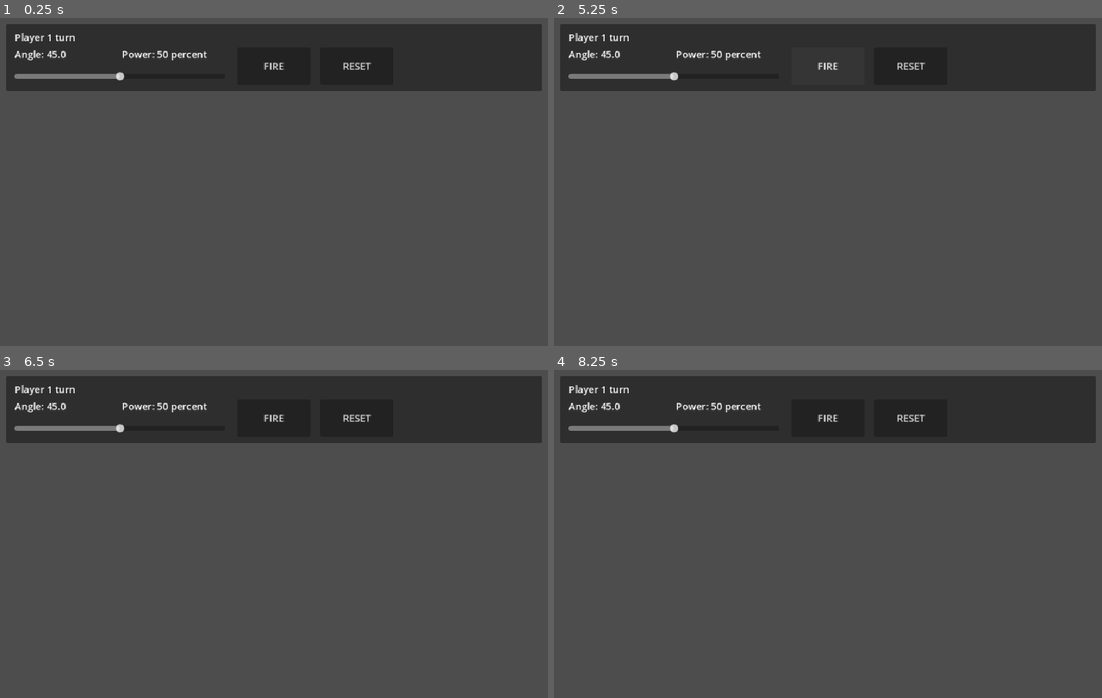
Above: before the commit, frames 1-4 (two rows, left to right).
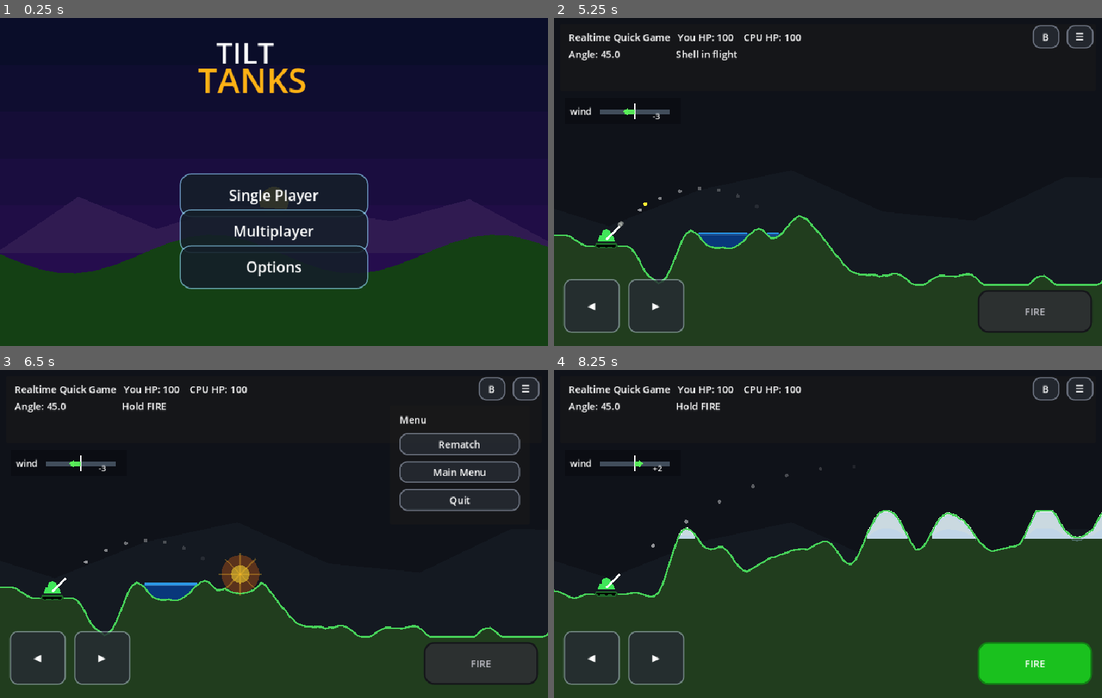
Above: after the commit, the same moments.

Repository: nwrowe/tilt-tanks
Game: Godot game, scene res://scenes/Main.tscn
Same seed, same stepped clock (60 frames per second), same inputs: the game is played once before the commit and once after it.
Inputs (mouse positions are in pixels of both pictures, inside the frame that each line leads up to):
- Up to frame 1 (0.25 s): no input
- Up to frame 2 (5.25 s): click (828, 231) at 0.5 s, where only the run after the commit has a clickable "Multiplayer"; click (828, 286) at 1.25 s, where only the run after the commit has a clickable "Back"; click (828, 267) at 2 s, where only the run after the commit has a clickable "Options"; click (828, 267) at 2.75 s, where only the run after the commit has a clickable "Back"; click (828, 195) at 3.5 s, where only the run after the commit has a clickable "Single Player"; click (828, 208) at 4.25 s, where only the run after the commit has a clickable "Quick Game"; click "FIRE" at 5 s
- Up to frame 3 (6.5 s): click (526, 389) at 5.75 s, where only the run after the commit has a clickable "☰"
- Up to frame 4 (8.25 s): click (592, 658) at 6.5 s, where only the run after the commit has a clickable "◀"; click (658, 658) at 7.25 s, where only the run after the commit has a clickable "▶"; click (1014, 445) at 8 s, where only the run after the commit has a clickable "Rematch"

The runs differ from the first frame. In frame 1, 97% of the frame differs, in the area x 0-100%, y 0-100%; in frame 2, 97%; in frame 3, 93%; in frame 4, 96%.
Error before the commit: Parse Error: Could not resolve class "res://scripts/weapons/WeaponRuntimeBridge.gd". (res://scripts/core/MainGame.gd:1)

Commit message:
Restore menu bridge after UI helper parse regression

Diff:
--- a/scripts/MainWithMenus.gd
+++ b/scripts/MainWithMenus.gd
@@ -1,4 +1,20 @@
 extends "res://scripts/MainStableTweaks.gd"
+
+# -----------------------------------------------------------------------------
+# Menu asset paths
+# Add your finished art to these paths when ready. The game runs with fallback
+# colors/text buttons even before the assets exist.
+# -----------------------------------------------------------------------------
+const MENU_BG_LANDSCAPE_PATH: String = "res://assets/menu/main_menu_background_landscape.png"
+const MENU_BG_PORTRAIT_PATH: String = "res://assets/menu/main_menu_background_portrait.png"
+const MENU_LOGO_PATH: String = "res://assets/menu/tilt_tanks_logo.png"
+
+const BUTTON_SINGLE_PLAYER_PATH: String = "res://assets/menu/button_single_player.png"
+const BUTTON_MULTIPLAYER_PATH: String = "res://assets/menu/button_multiplayer.png"
+const BUTTON_OPTIONS_PATH: String = "res://assets/menu/button_options.png"
+const BUTTON_QUICK_GAME_PATH: String = "res://assets/menu/button_quick_game.png"
+const BUTTON_CAMPAIGN_PATH: String = "res://assets/menu/button_campaign.png"
+const BUTTON_BACK_PATH: String = "res://assets/menu/button_back.png"
 
 const MENU_STATE_MAIN: int = 0
 const MENU_STATE_SINGLE_PLAYER: int = 1
@@ -33,9 +49,14 @@
 	_draw_menu_background()
 
 func _load_menu_assets() -> void:
-	menu_bg_landscape_texture = MainMenuUI.load_texture_if_exists(MainMenuUI.MENU_BG_LANDSCAPE_PATH)
-	menu_bg_portrait_texture = MainMenuUI.load_texture_if_exists(MainMenuUI.MENU_BG_PORTRAIT_PATH)
-	menu_logo_texture = MainMenuUI.load_texture_if_exists(MainMenuUI.MENU_LOGO_PATH)
+	menu_bg_landscape_texture = _load_texture_if_exists(MENU_BG_LANDSCAPE_PATH)
+	menu_bg_portrait_texture = _load_texture_if_exists(MENU_BG_PORTRAIT_PATH)
+	menu_logo_texture = _load_texture_if_exists(MENU_LOGO_PATH)
+
+func _load_texture_if_exists(path: String) -> Texture2D:
+	if ResourceLoader.exists(path):
+		return load(path) as Texture2D
+	return null
 
 func _build_menu_layer() -> void:
 	menu_layer = CanvasLayer.new()
@@ -47,9 +68,9 @@
 	single_player_mode = false
 	_hide_game_ui()
 	_clear_menu_controls()
-	_add_menu_button("Single Player", MainMenuUI.BUTTON_SINGLE_PLAYER_PATH, Vector2(0.5, 0.54), Vector2(310, 72), _on_single_player_pressed)
-	_add_menu_button("Multiplayer", MainMenuUI.BUTTON_MULTIPLAYER_PATH, Vector2(0.5, 0.65), Vector2(310, 72), _on_multiplayer_pressed)
-	_add_menu_button("Options", MainMenuUI.BUTTON_OPTIONS_PATH, Vector2(0.5, 0.76), Vector2(310, 72), _on_options_pressed)
+	_add_menu_button("Single Player", BUTTON_SINGLE_PLAYER_PATH, Vector2(0.5, 0.54), Vector2(310, 72), _on_single_player_pressed)
+	_add_menu_button("Multiplayer", BUTTON_MULTIPLAYER_PATH, Vector2(0.5, 0.65), Vector2(310, 72), _on_multiplayer_pressed)
+	_add_menu_button("Options", BUTTON_OPTIONS_PATH, Vector2(0.5, 0.76), Vector2(310, 72), _on_options_pressed)
 	queue_redraw()
 
 func _show_single_player_menu() -> void:
@@ -57,9 +78,9 @@
 	single_player_mode = true
 	_hide_game_ui()
 	_clear_menu_controls()
-	_add_menu_button("Quick Game", MainMenuUI.BUTTON_QUICK_GAME_PATH, Vector2(0.5, 0.58), Vector2(310, 72), _on_quick_game_pressed)
-	_add_menu_button("Campaign", MainMenuUI.BUTTON_CAMPAIGN_PATH, Vector2(0.5, 0.69), Vector2(310, 72), _on_campaign_pressed)
-	_add_menu_button("Back", MainMenuUI.BUTTON_BACK_PATH, Vector2(0.5, 0.82), Vector2(210, 58), _show_main_menu)
+	_add_menu_button("Quick Game", BUTTON_QUICK_GAME_PATH, Vector2(0.5, 0.58), Vector2(310, 72), _on_quick_game_pressed)
+	_add_menu_button("Campaign", BUTTON_CAMPAIGN_PATH, Vector2(0.5, 0.69), Vector2(310, 72), _on_campaign_pressed)
+	_add_menu_button("Back", BUTTON_BACK_PATH, Vector2(0.5, 0.82), Vector2(210, 58), _show_main_menu)
 	queue_redraw()
 
 func _show_placeholder_menu(title: String) -> void:
@@ -67,7 +88,7 @@
 	_clear_menu_controls()
 	_add_text_label(title, Vector2(0.5, 0.54), Vector2(420, 60), 28)
 	_add_text_label("Coming soon", Vector2(0.5, 0.62), Vector2(420, 44), 20)
-	_add_menu_button("Back", MainMenuUI.BUTTON_BACK_PATH, Vector2(0.5, 0.76), Vector2(210, 58), _show_main_menu)
+	_add_menu_button("Back", BUTTON_BACK_PATH, Vector2(0.5, 0.76), Vector2(210, 58), _show_main_menu)
 	queue_redraw()
 
 func _on_single_player_pressed() -> void:
@@ -110,10 +131,119 @@
 	menu_buttons.clear()
 
 func _add_text_label(text: String, anchor: Vector2, size: Vector2, font_size: int) -> Label:
-	return MainMenuUI.make_text_label(menu_layer, menu_buttons, get_viewport_rect().size, text, anchor, size, font_size)
+	var label: Label = Label.new()
+	label.text = text
+	label.horizontal_alignment = HORIZONTAL_ALIGNMENT_CENTER
+	label.vertical_alignment = VERTICAL_ALIGNMENT_CENTER
+	label.size = size
+	label.position = _anchored_position(anchor, size)
+	label.add_theme_font_size_override("font_size", font_size)
+	label.add_theme_color_override("font_color", Color.WHITE)
+	label.add_theme_color_override("font_shadow_color", Color.BLACK)
+	label.add_theme_constant_override("shadow_offset_x", 2)
+	label.add_theme_constant_override("shadow_offset_y", 2)
+	menu_layer.add_child(label)
+	menu_buttons.append(label)
+	return label
 
 func _add_menu_button(text: String, texture_path: String, anchor: Vector2, size: Vector2, callback: Callable) -> Control:
-	return MainMenuUI.make_menu_button(menu_layer, menu_buttons, get_viewport_rect().size, text, texture_path, anchor, size, callback)
+	var texture: Texture2D = _load_texture_if_exists(texture_path)
+	if texture != null:
+		var texture_button: TextureButton = TextureButton.new()
+		texture_button.texture_normal = texture
+		texture_button.ignore_texture_size = true
+		texture_button.stretch_mode = TextureButton.STRETCH_SCALE
+		texture_button.size = size
+		texture_button.position = _anchored_position(anchor, size)
+		texture_button.focus_mode = Control.FOCUS_NONE
+		texture_button.pressed.connect(callback)
+		menu_layer.add_child(texture_button)
+		menu_buttons.append(texture_button)
+		return texture_button
+
+	var button: Button = Button.new()
+	button.text = text
+	button.size = size
+	button.position = _anchored_position(anchor, size)
+	button.focus_mode = Control.FOCUS_NONE
+	button.pressed.connect(callback)
+	_style_menu_button(button)
+	menu_layer.add_child(button)
+	menu_buttons.append(button)
+	return button
+
+func _style_menu_button(button: Button) -> void:
+	var normal: StyleBoxFlat = StyleBoxFlat.new()
+	normal.bg_color = Color(0.08, 0.12, 0.16, 0.88)
+	normal.border_color = Color(0.55, 0.82, 0.95, 0.65)
+	normal.set_border_width_all(2)
+	normal.set_corner_radius_all(18)
+	var pressed: StyleBoxFlat = normal.duplicate() as StyleBoxFlat
+	pressed.bg_color = Color(0.17, 0.28, 0.34, 0.95)
+	button.add_theme_stylebox_override("normal", normal)
+	button.add_theme_stylebox_override("hover", normal)
+	button.add_theme_stylebox_override("focus", normal)
+	button.add_theme_stylebox_override("pressed", pressed)
+	button.add_theme_color_override("font_color", Color.WHITE)
+	button.add_theme_font_size_override("font_size", 24)
+
+func _anchored_position(anchor: Vector2, size: Vector2) -> Vector2:
+	var viewport_size: Vector2 = get_viewport_rect().size
+	return Vector2(viewport_size.x * anchor.x - size.x * 0.5, viewport_size.y * anchor.y - size.y * 0.5)
 
 func _draw_menu_background() -> void:
-	MainMenuUI.draw_menu_background(self, get_viewport_rect().size, menu_bg_landscape_texture, menu_bg_portrait_texture, menu_logo_texture)
+	var viewport_rect: Rect2 = get_viewport_rect()
+	var viewport_size: Vector2 = viewport_rect.size
+	var use_landscape: bool = viewport_size.x >= viewport_size.y
+	var bg_texture: Texture2D = menu_bg_landscape_texture if use_landscape else menu_bg_portrait_texture
+
+	if bg_texture != null:
+		draw_texture_rect(bg_texture, Rect2(Vector2.ZERO, viewport_size), false)
+	else:
+		draw_rect(Rect2(Vector2.ZERO, viewport_size), Color(0.04, 0.05, 0.12), true)
+		_draw_fallback_menu_background(viewport_size)
+
+	if menu_logo_texture != null:
+		_draw_menu_logo_texture(viewport_size, use_landscape)
+	else:
+		_draw_fallback_logo(viewport_size, use_landscape)
+
+func _draw_menu_logo_texture(viewport_size: Vector2, use_landscape: bool) -> void:
+	var target_width: float = viewport_size.x * (0.36 if use_landscape else 0.70)
+	var aspect: float = float(menu_logo_texture.get_width()) / float(menu_logo_texture.get_height())
+	var target_size: Vector2 = Vector2(target_width, target_width / aspect)
+	var y: float = viewport_size.y * (0.12 if use_landscape else 0.09)
+	var rect: Rect2 = Rect2(Vector2((viewport_size.x - target_size.x) * 0.5, y), target_size)
+	draw_texture_rect(menu_logo_texture, rect, false)
+
+func _draw_fallback_logo(viewport_size: Vector2, use_landscape: bool) -> void:
+	var title_y: float = viewport_size.y * (0.14 if use_landscape else 0.11)
+	var subtitle_y: float = title_y + 48.0
+	draw_string(ThemeDB.fallback_font, Vector2(viewport_size.x * 0.5 - 95.0, title_y), "TILT", HORIZONTAL_ALIGNMENT_LEFT, -1, 48, Color.WHITE)
+	draw_string(ThemeDB.fallback_font, Vector2(viewport_size.x * 0.5 - 125.0, subtitle_y), "TANKS", HORIZONTAL_ALIGNMENT_LEFT, -1, 56, Color(1.0, 0.70, 0.08))
+
+func _draw_fallback_menu_background(viewport_size: Vector2) -> void:
+	var horizon_y: float = viewport_size.y * 0.56
+	var hill_y: float = viewport_size.y * 0.72
+	for i: int in range(8):
+		var t: float = float(i) / 7.0
+		var y0: float = viewport_size.y * t
+		var color: Color = Color(0.04 + 0.15 * t, 0.05, 0.16 + 0.20 * t)
+		draw_rect(Rect2(Vector2(0, y0), Vector2(viewport_size.x, viewport_size.y / 7.0 + 2.0)), color, true)
+	draw_circle(Vector2(viewport_size.x * 0.50, horizon_y), 24.0, Color(1.0, 0.78, 0.18, 0.95))
+	var mountains: PackedVector2Array = PackedVector2Array()
+	mountains.append(Vector2(0, horizon_y + 85.0))
+	for i: int in range(8):
+		var x: float = viewport_size.x * float(i) / 7.0
+		var y: float = horizon_y + 80.0 - 90.0 * absf(sin(float(i) * 1.37))
+		mountains.append(Vector2(x, y))
+	mountains.append(Vector2(viewport_size.x, horizon_y + 85.0))
+	draw_colored_polygon(mountains, Color(0.19, 0.11, 0.32, 0.95))
+	var hill: PackedVector2Array = PackedVector2Array()
+	hill.append(Vector2(0, viewport_size.y))
+	for i: int in range(30):
+		var x: float = viewport_size.x * float(i) / 29.0
+		var y: float = hill_y + 32.0 * sin(float(i) * 0.42)
+		hill.append(Vector2(x, y))
+	hill.append(Vector2(viewport_size.x, viewport_size.y))
+	draw_colored_polygon(hill, Color(0.08, 0.25, 0.08, 1.0))
